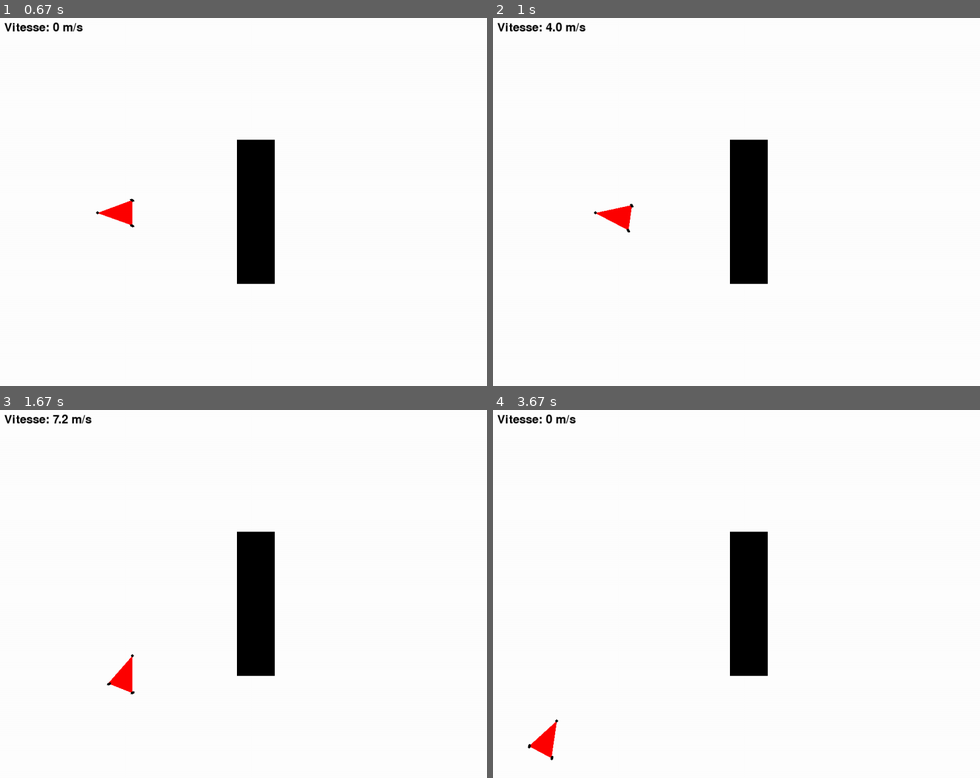
Above: before the commit, frames 1-4 (two rows, left to right).
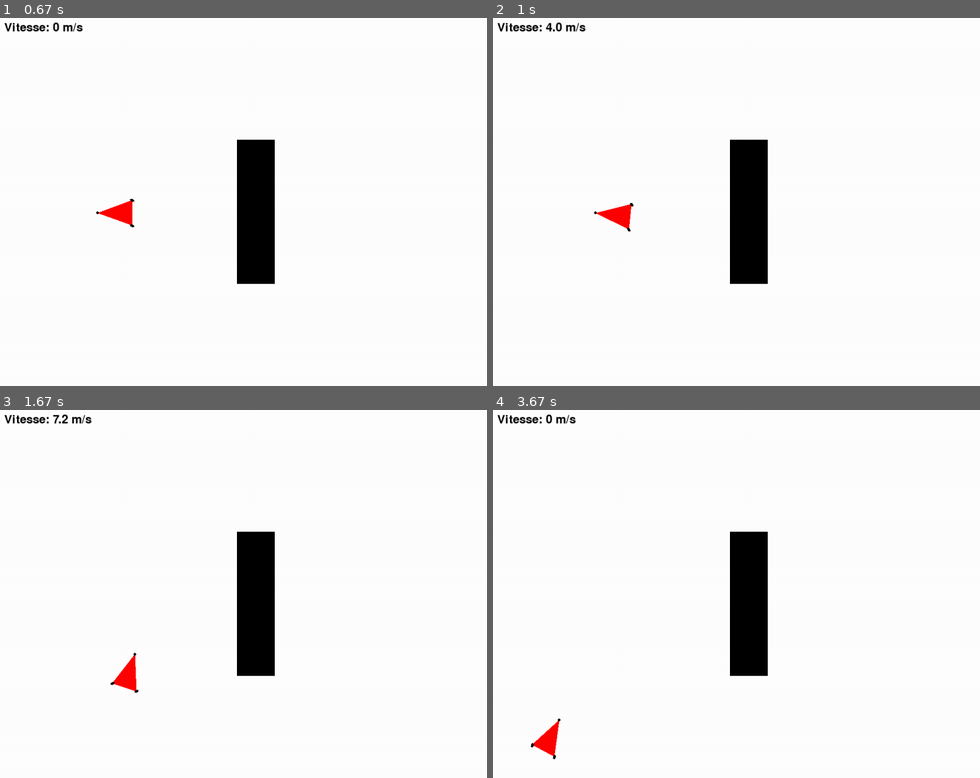
Above: after the commit, the same moments.

Repository: Singh-Jaskaranpreet/projet_robot_LU2IN013
Game: pygame game, started from simulateur.py
Two runs of this game, one before a commit and one after it. Both use one fixed random seed, a clock stepped at 60 frames per second and the inputs below.
Inputs:
- Up to frame 1 (0.67 s): hold Right from 0.33 s (still down)
- Up to frame 2 (1 s): release Right at 0.8 s; hold Up from 0.83 s (still down)
- Up to frame 3 (1.67 s): release Up at 1.13 s; hold Right 1.17-1.63 s
- Up to frame 4 (3.67 s): hold Left 1.67-2.2 s; hold Down 2.23-2.53 s; hold Left 2.57-2.97 s; hold Up 3-3.37 s; tap Space at 3.07, 3.47 s; hold Right from 3.4 s (still down)

Frame 1 is identical in both runs. In frame 2, less than 0.1% of the frame differs, in the area x 21-29%, y 50-59%; in frame 3, 0.2%, in the area x 21-29%, y 65-78%; in frame 4, 0.2%.

Commit message:
correction bug pt 4

Diff:
--- a/Vehicule.py
+++ b/Vehicule.py
@@ -39,15 +39,9 @@
         self.vitesse = 0
 
     def bouger(self, environnement, objects):
-        """Déplace le véhicule en fonction de l'orientation, du braquage et des collisions."""
-        if self.angle_braquage != 0 and self.vitesse != 0:
-            # Rayon de courbure en fonction de l'angle de braquage
-            rayon_courbure = self.long / m.tan(m.radians(self.angle_braquage))
-            delta_angle = self.vitesse / rayon_courbure
-            self.angle += m.degrees(delta_angle)
+        """Déplace le véhicule en tenant compte des collisions et des limites."""
 
-
-        # Calculer les nouvelles coordonnées sans encore les appliquer
+        # Calcul du prochain déplacement AVANT de l'appliquer
         prochain_r_Ar = [
             self.r_Ar[0] + self.vitesse * m.cos(m.radians(self.angle)),
             self.r_Ar[1] + self.vitesse * m.sin(m.radians(self.angle))
@@ -61,18 +55,28 @@
             prochain_r_Ar[1] + self.long * m.sin(m.radians(self.angle - 20))
         ]
 
-        # Vérifier si le déplacement cause une collision
         prochain_triangle = [prochain_r_Ar, prochain_r_Avg, prochain_r_Avd]
+
+        # 🚨 Vérification des collisions AVANT déplacement
         if environnement.collision_predeplacement(prochain_triangle, objects):
-            while environnement.collision_predeplacement([self.r_Ar, self.r_Avg, self.r_Avd], objects):
-                self.bouger_retour()
-            self.vitesse = 0  # Arrête le véhicule en cas de collision
+            self.vitesse = 0
             return
 
-        # Appliquer les nouvelles coordonnées si aucune collision
+        # 🛑 Vérification spécifique : roue arrière bloquée en reculant
+        if self.vitesse < 0 and environnement.collision_roue_arriere(self, objects):
+            self.vitesse = 0
+            return  # 🚨 Empêche complètement la rotation et le mouvement
+
+        # 📌 Mise à jour des positions SI aucune collision détectée
         self.r_Ar = prochain_r_Ar
         self.r_Avg = prochain_r_Avg
         self.r_Avd = prochain_r_Avd
+
+        # 🔄 Appliquer la rotation UNIQUEMENT si aucune collision détectée
+        if self.angle_braquage != 0 and self.vitesse != 0:
+            rayon_courbure = self.long / m.tan(m.radians(self.angle_braquage))
+            delta_angle = self.vitesse / rayon_courbure
+            self.angle += m.degrees(delta_angle)
 
     def tourner(self, direction):
         """ Gère le braquage des roues en fonction de la direction. """
--- a/simulateur.py
+++ b/simulateur.py
@@ -94,27 +94,21 @@
 
 
 def rester_dans_limites(vehicule):
-    """ Corrige la position du véhicule pour qu'il ne sorte pas de l'écran, sans bloquer ses mouvements. """
-    for point in [vehicule.r_Ar, vehicule.r_Avg, vehicule.r_Avd]:
-        if point[0] < 5:
-            vehicule.r_Ar[0] += 5 - point[0]
-            vehicule.r_Avg[0] += 5 - point[0]
-            vehicule.r_Avd[0] += 5 - point[0]
+    """ Empêche le véhicule de sortir des limites sans bloquer tous les mouvements. """
 
-        if point[0] > LARGEUR - 5:
-            vehicule.r_Ar[0] -= point[0] - (LARGEUR - 5)
-            vehicule.r_Avg[0] -= point[0] - (LARGEUR - 5)
-            vehicule.r_Avd[0] -= point[0] - (LARGEUR - 5)
+    correction_x, correction_y = 0, 0
 
-        if point[1] < 5:
-            vehicule.r_Ar[1] += 5 - point[1]
-            vehicule.r_Avg[1] += 5 - point[1]
-            vehicule.r_Avd[1] += 5 - point[1]
+    if vehicule.r_Ar[0] < 5 and vehicule.vitesse * m.cos(m.radians(vehicule.angle)) < 0:
+        vehicule.vitesse = max(0, vehicule.vitesse)  # 🚨 Empêche d'aller vers la gauche
+    if vehicule.r_Ar[0] > LARGEUR - 5 and vehicule.vitesse * m.cos(m.radians(vehicule.angle)) > 0:
+        vehicule.vitesse = min(0, vehicule.vitesse)  # 🚨 Empêche d'aller vers la droite
+    if vehicule.r_Ar[1] < 5 and vehicule.vitesse * m.sin(m.radians(vehicule.angle)) < 0:
+        vehicule.vitesse = max(0, vehicule.vitesse)  # 🚨 Empêche de monter
+    if vehicule.r_Ar[1] > HAUTEUR - 5 and vehicule.vitesse * m.sin(m.radians(vehicule.angle)) > 0:
+        vehicule.vitesse = min(0, vehicule.vitesse)  # 🚨 Empêche de descendre
 
-        if point[1] > HAUTEUR - 5:
-            vehicule.r_Ar[1] -= point[1] - (HAUTEUR - 5)
-            vehicule.r_Avg[1] -= point[1] - (HAUTEUR - 5)
-            vehicule.r_Avd[1] -= point[1] - (HAUTEUR - 5)
+
+
 def in_limite(vehicule):
     for point in [vehicule.r_Ar, vehicule.r_Avg, vehicule.r_Avd]:
         if point[0] < 5 or point[0] > LARGEUR - 5  or point[1] < 5 or point[1] > HAUTEUR - 5 :
